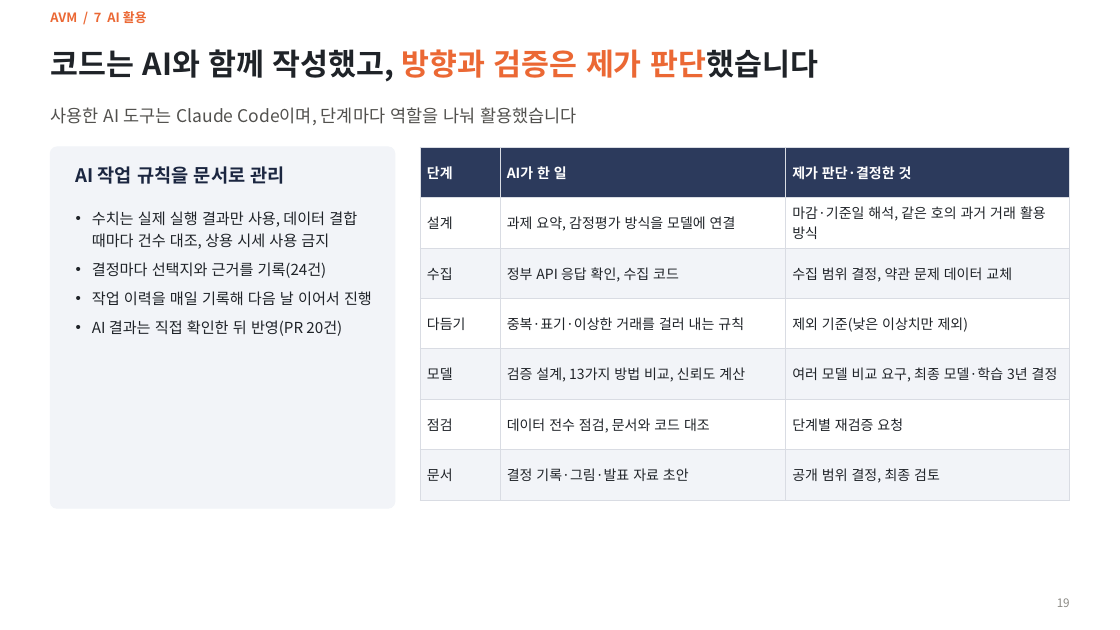
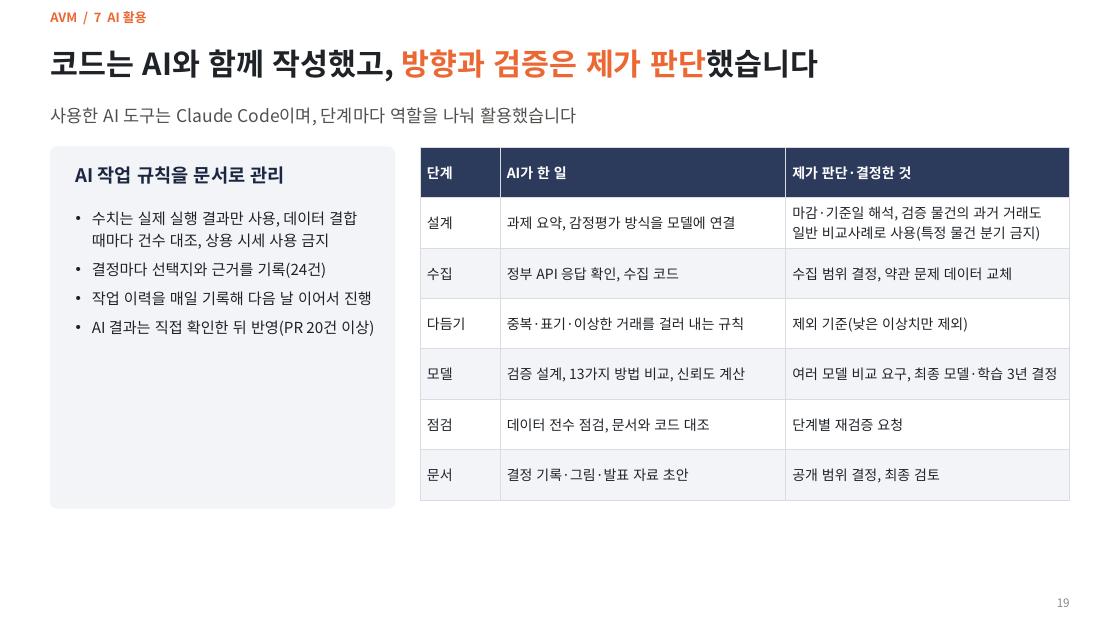
Before and after one commit to KimInSeok-DA/DA_Seoul_Villa_AVM, a slide deck: slide 19 of presentation/AVM_발표.pptx. Drawn at 1120x630 pixels with LibreOffice and Linux fonts; fonts in the diff are those of the drawing. Boxes give left, top, right and bottom in pixels: in the first picture for what was removed or moved away, otherwise in the second. Text is boxed around its words. In the diff, an @@ line names an element or a change of style, - is before the commit and + after.

Commit message:
외부 검토 반영: PPT 장 사이 모순·표기 정리, 검증 조건 각주, 요약본 표지 숫자, README 실행 시간

```diff
--- a/presentation/AVM_발표.pptx
+++ b/presentation/AVM_발표.pptx
@@ table at [420, 147, 1070, 487] @@
-row 2, column 3: 마감·기준일 해석, 같은 호의 과거 거래 활용 방식
+row 2, column 3: 마감·기준일 해석, 검증 물건의 과거 거래도 일반 비교사례로 사용(특정 물건 분기 금지)
@@ text at [92, 320, 374, 336]: text changed @@
-• AI 결과는 직접 확인한 뒤 반영(PR 20건)
+• AI 결과는 직접 확인한 뒤 반영(PR 20건 이상)
```
Also in this commit, not shown: 12 other slides changed, 7 other files.
